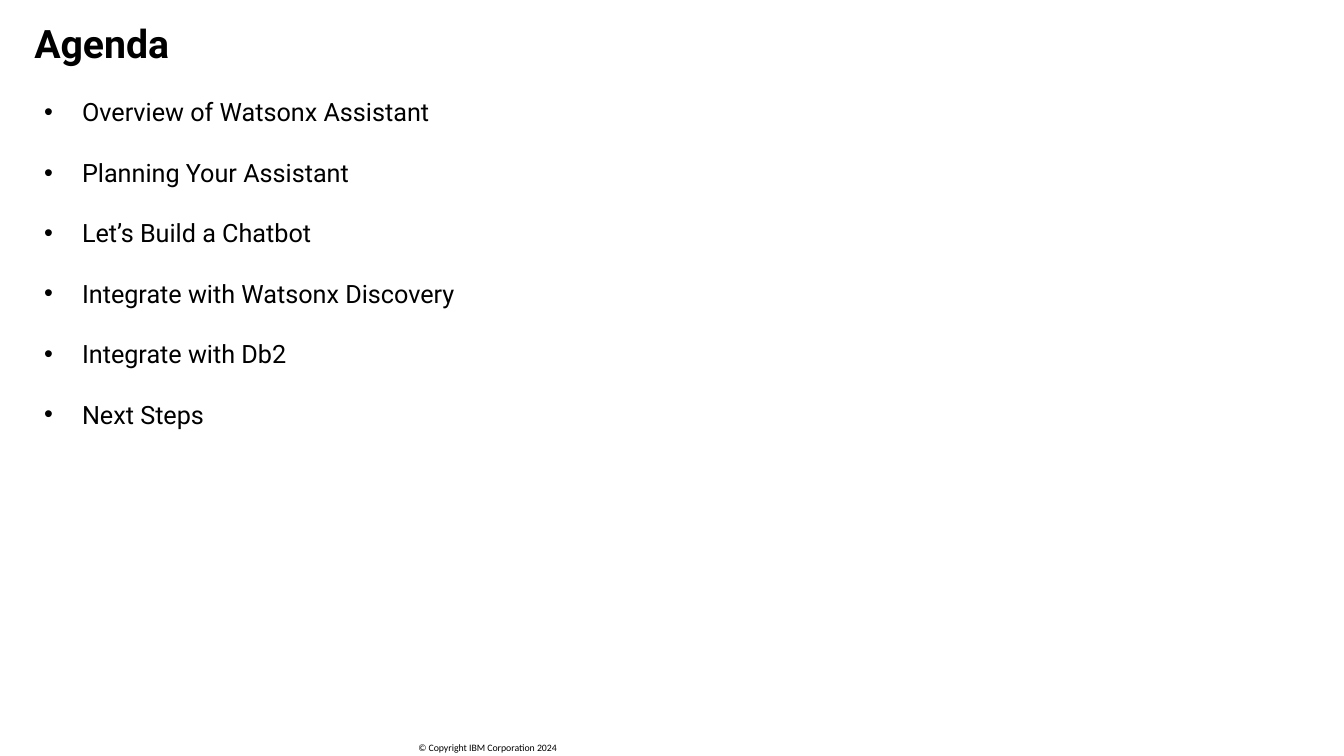
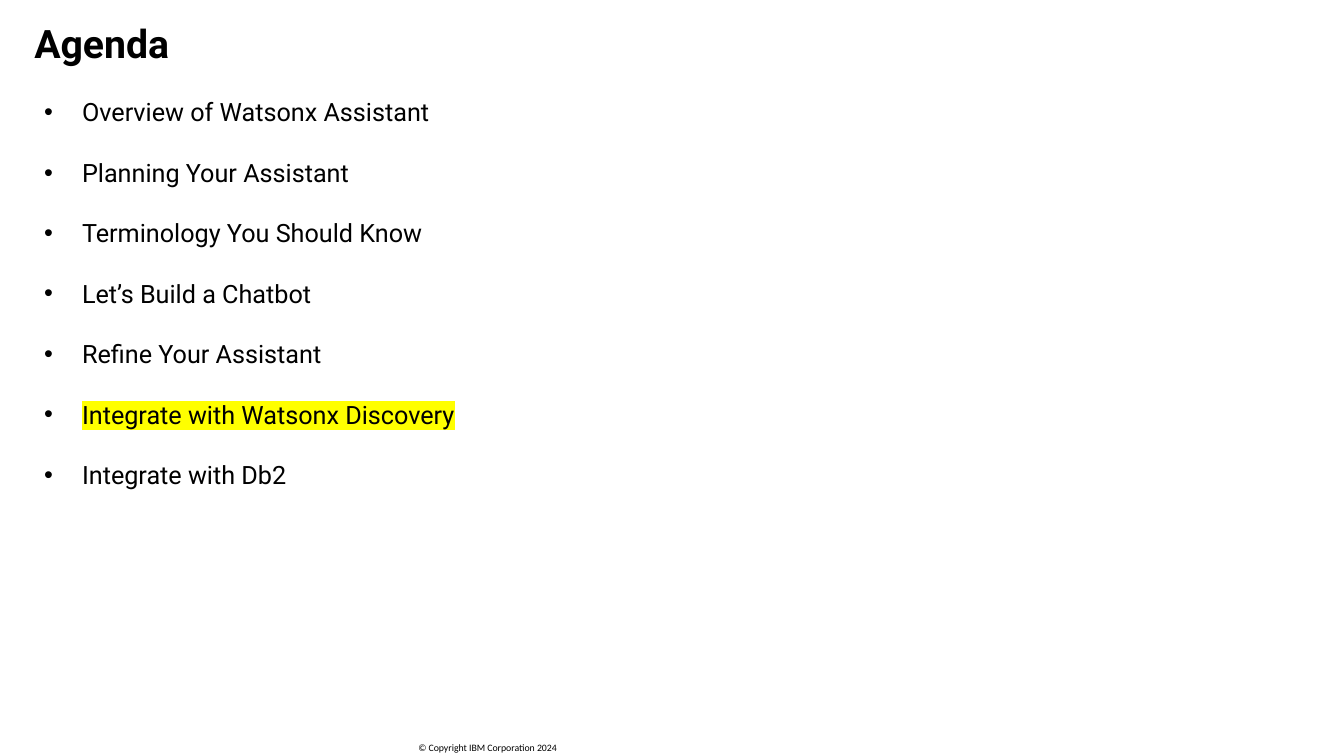
Before and after one commit to SanjulaGanepola/ibmi-talks, a slide deck: slide 2 of Build a Watson AI Chatbot from Db2/Build-a-Watson-AI-Chatbot-from-Db2.pptx. Drawn at 1344x756 pixels with LibreOffice and Linux fonts; fonts in the diff are those of the drawing; background and template pictures are left out. Boxes give left, top, right and bottom in pixels: in the first picture for what was removed or moved away, otherwise in the second. Text is boxed around its words. In the diff, an @@ line names an element or a change of style, - is before the commit and + after.

```diff
--- a/Build a Watson AI Chatbot from Db2/Build-a-Watson-AI-Chatbot-from-Db2.pptx
+++ b/Build a Watson AI Chatbot from Db2/Build-a-Watson-AI-Chatbot-from-Db2.pptx
@@ text at [82, 223, 422, 248]: paragraph added @@
+• Terminology You Should Know
@@ text at [82, 344, 322, 364]: paragraph added @@
+• Refine Your Assistant
@@ text at [82, 406, 204, 429]: paragraph removed @@
-• Next Steps
@@ text at [82, 405, 454, 430]: highlight none to #FFFF00 in "Integrate with Watsonx Discovery" @@
```
Also in this commit, not shown: 1 other slide changed, 29 slides added, 8 slides removed.
